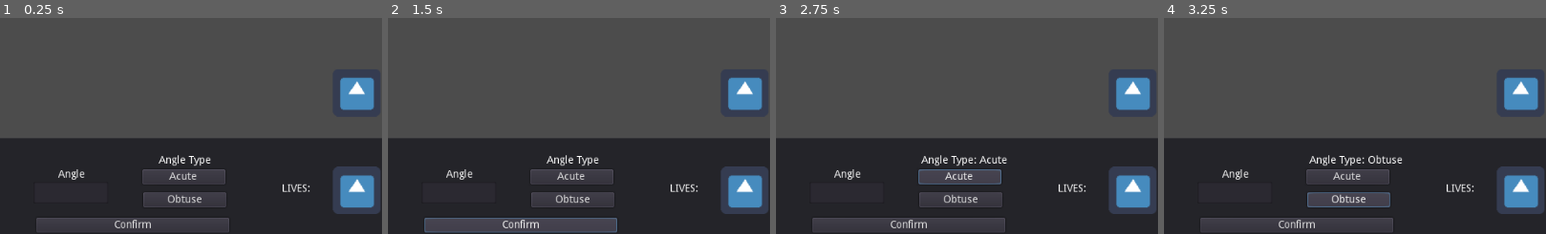
Above: before the commit, frames 1-4 (left to right).
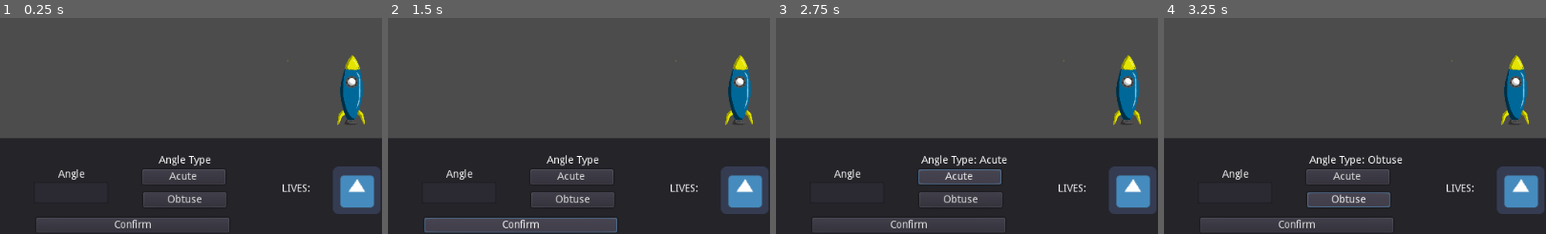
Above: after the commit, the same moments.

Repository: deserthawk57/MP-DLSU-Gr.4
Game: Godot game, scene res://Main.tscn
Same seed, same stepped clock (60 frames per second), same inputs: the game is played once before the commit and once after it. The engine's default icon, where the game draws it, is replaced by a stand-in: a white triangle on a blue panel in a dark square.
Inputs:
- Up to frame 1 (0.25 s): no input
- Up to frame 2 (1.5 s): click "Confirm" at 0.5 s; click "Confirm" at 1.25 s
- Up to frame 3 (2.75 s): click "Acute" at 2 s
- Up to frame 4 (3.25 s): click "Obtuse" at 2.75 s
The pictures show only the part of the screen within x 3-53%, y 50-100%; the shares and areas given below are measured in that part.

The runs differ from the first frame. In frame 1, 2.0% of the frame differs, in the area x 75-98%, y 17-50%; in frame 2, 2.0%; in frame 3, 2.0%; in frame 4, 2.0%.

Commit message:
rocket add

Diff:
--- /dev/null
+++ b/Main Menu.tscn
@@ -0,0 +1,24 @@
+[gd_scene format=2]
+
+[node name="Main Menu" type="Control"]
+anchor_right = 1.0
+anchor_bottom = 1.0
+
+[node name="Panel" type="Panel" parent="."]
+margin_left = -1.10803
+margin_top = 2.21606
+margin_right = 1023.89
+margin_bottom = 602.216
+
+[node name="ColorRect" type="ColorRect" parent="Panel"]
+margin_left = 1.10803
+margin_top = -1.10803
+margin_right = 1023.11
+margin_bottom = 599.892
+
+[node name="Button" type="Button" parent="Panel"]
+margin_left = 327.0
+margin_top = 239.0
+margin_right = 637.0
+margin_bottom = 259.0
+text = "Start"
--- a/Main.tscn
+++ b/Main.tscn
@@ -8,7 +8,7 @@
 script = ExtResource( 1 )
 
 [node name="Rocket" parent="." instance=ExtResource( 2 )]
-position = Vector2( 510.127, 409.611 )
+position = Vector2( 502.698, 450.127 )
 
-[node name="Control" parent="." instance=ExtResource( 3 )]
+[node name="UI" parent="." instance=ExtResource( 3 )]
 margin_right = 1.05263
--- a/Panel.gd
+++ b/Panel.gd
@@ -24,7 +24,7 @@
 
 func _on_Angle_Input_text_changed(text):
 	global.angle = text
-	if int(global.angle) < 0 or int (global.angle) > 180:
-		get_node('/root/Main/Rocket/Rocket_Sprite').rotation_degrees = 90 #rotation degrees from Rocket sprite in rocket scene
+	if int(global.angle) < 0 or int (global.angle) > 180 or global.angle == '':
+		get_node('/root/Main/Rocket/Rocket_Sprite').rotation_degrees = 0 #rotation degrees from Rocket sprite in rocket scene
 	else:
 		get_node('/root/Main/Rocket/Rocket_Sprite').rotation_degrees = int(text) - 90
--- /dev/null
+++ b/Rocket.gd
@@ -0,0 +1,11 @@
+extends Node2D
+
+
+
+
+func _ready():
+	pass # Replace with function body.
+
+# Called every frame. 'delta' is the elapsed time since the previous frame.
+#func _process(delta):
+#	pass
--- a/Rocket.tscn
+++ b/Rocket.tscn
@@ -1,8 +1,12 @@
-[gd_scene load_steps=2 format=2]
+[gd_scene load_steps=3 format=2]
 
-[ext_resource path="res://icon.png" type="Texture" id=1]
+[ext_resource path="res://Rocket.gd" type="Script" id=1]
+[ext_resource path="res://Rocket 1.png" type="Texture" id=2]
 
 [node name="Rocket" type="Node2D"]
+script = ExtResource( 1 )
 
 [node name="Rocket_Sprite" type="Sprite" parent="."]
-texture = ExtResource( 1 )
+position = Vector2( 10.1483, -23.3664 )
+scale = Vector2( 0.249635, 0.237187 )
+texture = ExtResource( 2 )
Binary file added: Rocket 1.png
Not shown, added: Rocket 1.png.import
Binary file added: asteroid 1.png
Not shown, added: asteroid 1.png.import
